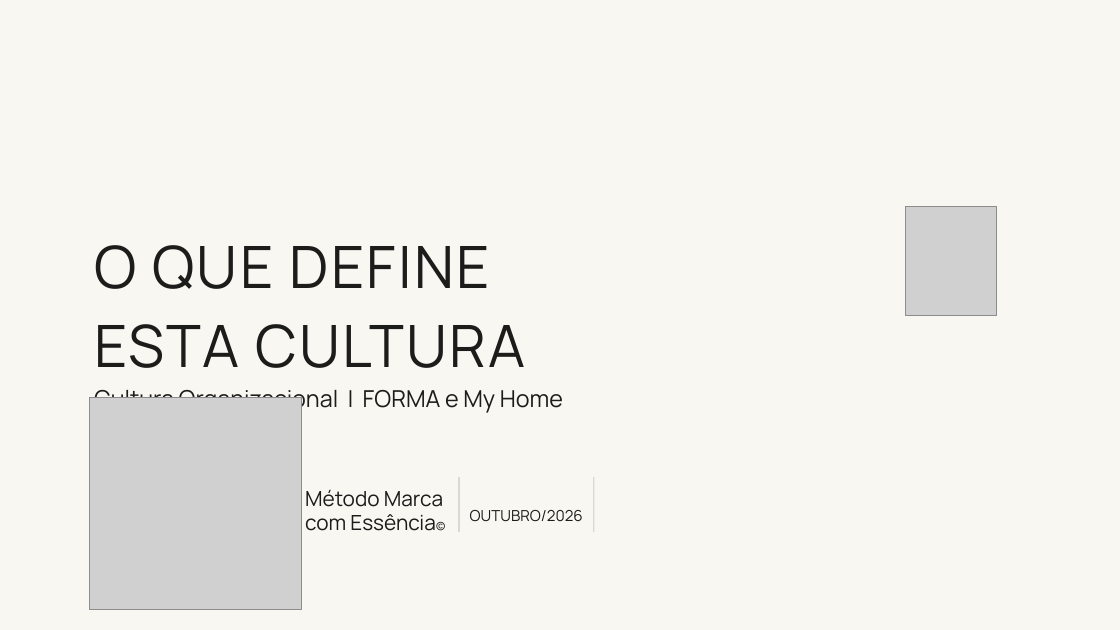
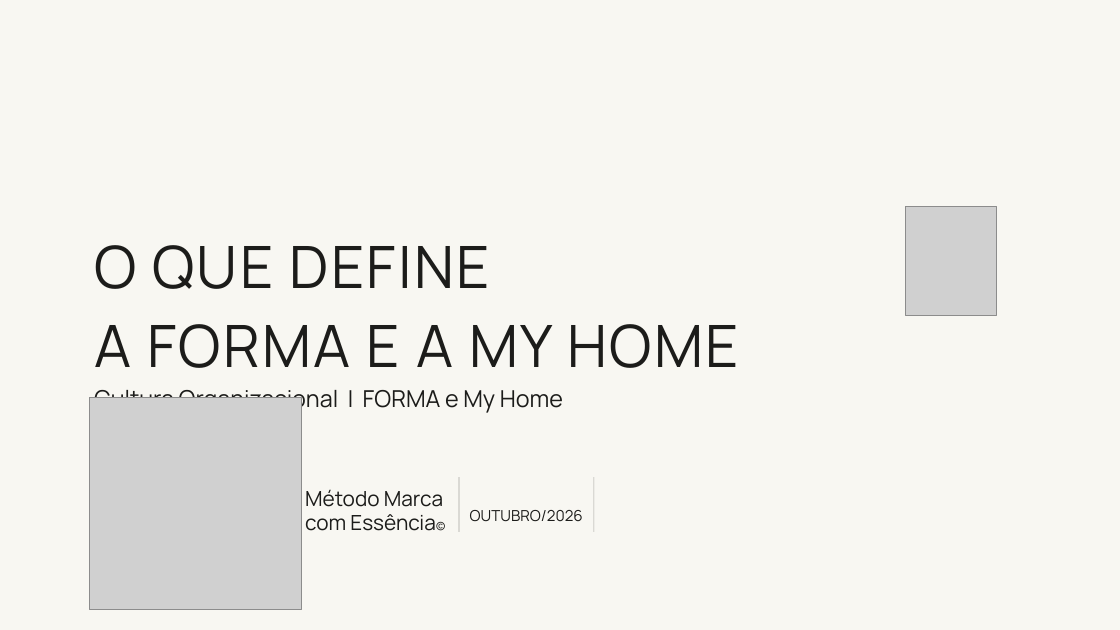
Before and after one commit to kellyalbertkabrand/Apresentacao_Revelacao_de_Essencia, a slide deck: slide 2 of clientes/flavia-muccelin/Cultura-Organizacional-Forma-e-My-Home.pptx. Drawn at 1120x630 pixels with LibreOffice and Linux fonts; fonts in the diff are those of the drawing; grey boxes stand for pictures; background and template pictures are left out. Boxes give left, top, right and bottom in pixels: in the first picture for what was removed or moved away, otherwise in the second. Text is boxed around its words. In the diff, an @@ line names an element or a change of style, - is before the commit and + after.

```diff
--- a/clientes/flavia-muccelin/Cultura-Organizacional-Forma-e-My-Home.pptx
+++ b/clientes/flavia-muccelin/Cultura-Organizacional-Forma-e-My-Home.pptx
@@ text at [94,324,738,368]: text changed @@
-ESTA CULTURA
+A FORMA E A MY HOME
```
Also in this commit, not shown: 5 other slides changed, 3 other files.
